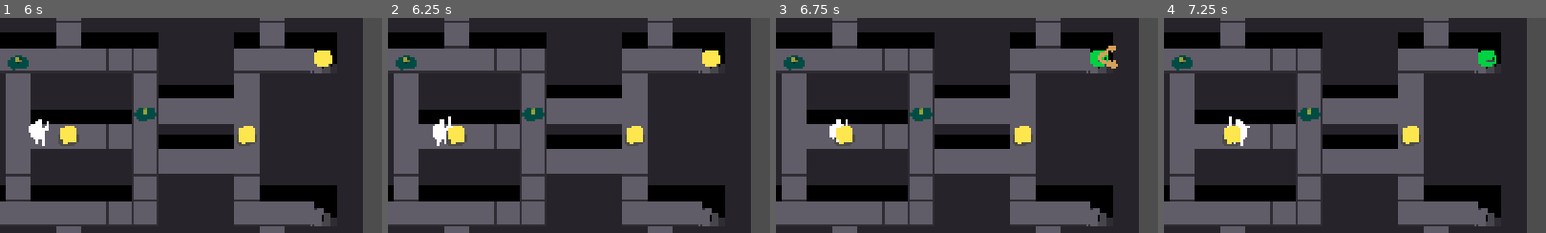
Above: before the commit, frames 1-4 (left to right).
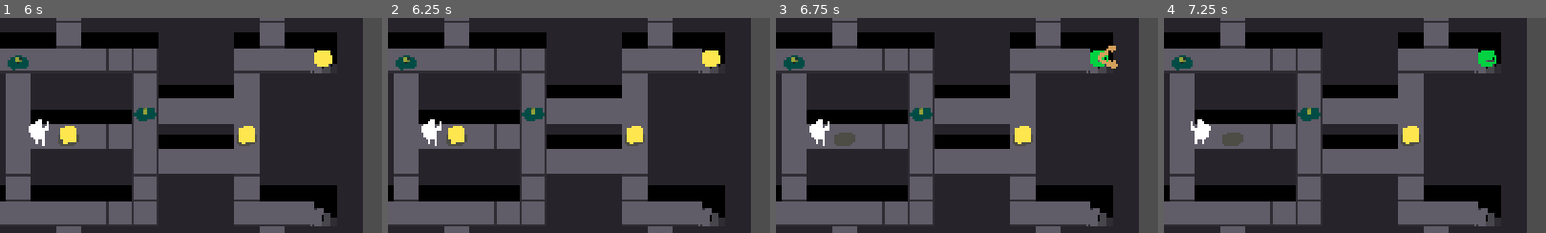
Above: after the commit, the same moments.

Repository: NunoDasNeves/igc-jam-godot-template
Game: Godot game, scene res://main.tscn
Two runs of this game, one before a commit and one after it. Both use one fixed random seed, a clock stepped at 60 frames per second and the inputs below.
Inputs:
- Up to frame 1 (6 s): tap Enter at 0.5 s; hold D (Right) 0.53-1.28 s; tap Z (Attack) at 0.6, 1.55, 2.1, 3.05, 4.35 s; tap X (Interact) at 0.8, 1.35, 2.3, 2.85, 3.8, 5.85 s; hold S (Down) 1.28-2.03 s; hold D (Right) 2.03-2.78 s; hold W (Up) 2.78-3.53 s; hold K 3.53-4.28 s; hold A (Left) 3.53-5 s; tap Escape at 4.15 s; click "Resume" at 5 s; hold S (Down) from 5.78 s (still down)
- Up to frame 2 (6.25 s): keep holding S (Down)
- Up to frame 3 (6.75 s): release S (Down) at 6.53 s; hold D (Right) from 6.53 s (still down); tap Z (Attack) at 6.6 s
- Up to frame 4 (7.25 s): keep holding D (Right)
The pictures show only the part of the screen within x 19-69%, y 23-73%; the shares and areas given below are measured in that part.

Frame 1 is identical in both runs. In frame 2, 0.5% of the frame differs, in the area x 8-17%, y 45-60%; in frame 3, 0.8%; in frame 4, 0.9%, in the area x 7-23%, y 45-60%.

Commit message:
hero collects chests

Diff:
--- a/entities/chest/chest.gd
+++ b/entities/chest/chest.gd
@@ -3,3 +3,7 @@
 func hit(hitbox: Hitbox) -> void:
 	Events.chest_destroyed.emit(self)
 	queue_free()
+
+func collect():
+	Events.chest_destroyed.emit(self)
+	queue_free()
--- a/entities/chest/chest.tscn
+++ b/entities/chest/chest.tscn
@@ -11,6 +11,7 @@
 motion_mode = 1
 platform_on_leave = 2
 script = ExtResource("1_agy02")
+collectible = true
 
 [node name="Polygon2D2" type="Polygon2D" parent="."]
 position = Vector2(-128.227, -488.387)
--- a/entities/entity_class.gd
+++ b/entities/entity_class.gd
@@ -1,5 +1,6 @@
 class_name Entity extends CharacterBody2D
 
+@export var collectible: bool = false
 var player_controlled: bool = false
 
 signal interacted
@@ -34,6 +35,9 @@
 func hit(hitbox: Hitbox) -> void:
 	pass
 
+func collect():
+	assert(collectible)
+
 # called by subclasses depending on action states n whatnot
 func update_face_dir() -> void:
 	if !input_dir.is_zero_approx():
--- a/entities/hero/hero.tscn
+++ b/entities/hero/hero.tscn
@@ -10,9 +10,14 @@
 [sub_resource type="CircleShape2D" id="CircleShape2D_s8sb5"]
 radius = 29.0
 
+[sub_resource type="CircleShape2D" id="CircleShape2D_chcl2"]
+radius = 45.5412
+
 [node name="Hero" type="CharacterBody2D" groups=["hero"]]
 collision_layer = 2
 collision_mask = 2
+motion_mode = 1
+platform_on_leave = 2
 script = ExtResource("1_qxmll")
 
 [node name="FlipVisuals" type="Node2D" parent="."]
@@ -77,3 +82,10 @@
 [node name="Swish" type="Polygon2D" parent="Attack"]
 position = Vector2(17, 31)
 polygon = PackedVector2Array(6, -8, 29, -6, 39, -20, 41, -40, 32, -52, 22, -60, 13, -63, -2, -63, 7, -58, 14, -51, 17, -37, 16, -22)
+
+[node name="InteractOrAttackArea" type="Area2D" parent="."]
+collision_layer = 0
+collision_mask = 4
+
+[node name="CollisionShape2D" type="CollisionShape2D" parent="InteractOrAttackArea"]
+shape = SubResource("CircleShape2D_chcl2")
--- a/entities/hero/hero_class.gd
+++ b/entities/hero/hero_class.gd
@@ -7,20 +7,52 @@
 @onready var attack_node: Node2D = $Attack
 @onready var attack_swish: Polygon2D = $Attack/Swish
 @onready var hitbox: Hitbox = $Attack/Hitbox
+@onready var interact_or_attack_area: Area2D = $InteractOrAttackArea
 
-enum State { NONE, ATTACK }
+enum State { NONE, ATTACK, COLLECT }
 var state: State = State.NONE
+
+var collect_target: Entity
 
 func _ready() -> void:
 	#assign_player_is_controlled()
 	attacked.connect(attack)
+	interact_or_attack_area.connect("body_entered", try_collect)
 	set_state(State.NONE)
+
+func node_to_entity(node2d: Node2D) -> Entity:
+	if node2d is Entity:
+		return node2d as Entity
+	return null
+
+func try_collect(body: PhysicsBody2D):
+	# already collecting
+	if state == State.COLLECT or collect_target:
+		return
+
+	var entity: Entity = node_to_entity(body)
+	if !entity:
+		return
+
+	if entity.collectible:
+		collect_target = entity
 
 func set_state(new_state: State) -> void:
 	match new_state:
 		State.NONE:
+			collect_target = null
 			attack_node.hide()
+		State.COLLECT:
+			if !collect_target:
+				print ("Switch to State.COLLECT but nothing to collect!")
+				return
+			var tween = get_tree().create_tween()
+			tween.tween_interval(0.5)
+			tween.tween_callback(func (): collect_target.collect())
+			tween.tween_interval(0.5)
+			tween.tween_callback(func (): set_state(State.NONE))
 		State.ATTACK:
+			collect_target = null
 			# TODO replace with "real" animation
 			update_visual_dir()
 			attack_node.show()
@@ -72,21 +104,35 @@
 		State.NONE:
 			update_face_dir()
 			update_visual_dir()
+		State.COLLECT:
+			input_dir = Vector2.ZERO
 		State.ATTACK:
 			input_dir = Vector2.ZERO
 
 func ai_decide() -> void:
-	if nav_agent.is_navigation_finished():
-		var chests: Array[Node2D]
-		# argh gdscript
-		chests.assign(get_tree().get_nodes_in_group("chest"))
-		var nearest_chest = get_nearest_node2d(global_position, chests)
-		if nearest_chest and nearest_chest is Entity:
-			nav_agent.target_position = nearest_chest.position
+	match state:
+		State.NONE:
+			if collect_target:
+				set_state(State.COLLECT)
+		State.COLLECT:
+			pass
+		State.ATTACK:
+			pass
 
-	if !nav_agent.is_navigation_finished():
-		var next_pos = nav_agent.get_next_path_position()
-		input_dir = (next_pos - global_position).normalized()
+	if state == State.NONE:
+		if nav_agent.is_navigation_finished():
+			var chests: Array[Node2D]
+			# argh gdscript
+			chests.assign(get_tree().get_nodes_in_group("chest"))
+			var nearest_chest = get_nearest_node2d(global_position, chests)
+			if nearest_chest and nearest_chest is Entity:
+				nav_agent.target_position = nearest_chest.position
+
+		if !nav_agent.is_navigation_finished():
+			var next_pos = nav_agent.get_next_path_position()
+			input_dir = (next_pos - global_position).normalized()
+	elif !nav_agent.is_navigation_finished():
+		nav_agent.target_position = global_position
 
 func _physics_process(delta: float) -> void:
 	if player_controlled:
--- a/world.gd
+++ b/world.gd
@@ -93,7 +93,7 @@
 		print("couldn't find chest's spawner!")
 		return
 	var spawn_point: SpawnPoint = level.chest_spawn_points[idx]
-	spawn_point.queue_spawn(chest_scene, entities_container, 5)
+	spawn_point.queue_spawn(chest_scene, entities_container, 10)
 
 func _physics_process(delta: float) -> void:
 	for entity: Entity in entities_container.get_children():
Not shown: 1 places in entities/chest/chest.tscn that only renumber resources
Not shown: 1 places in entities/hero/hero.tscn that only renumber resources
